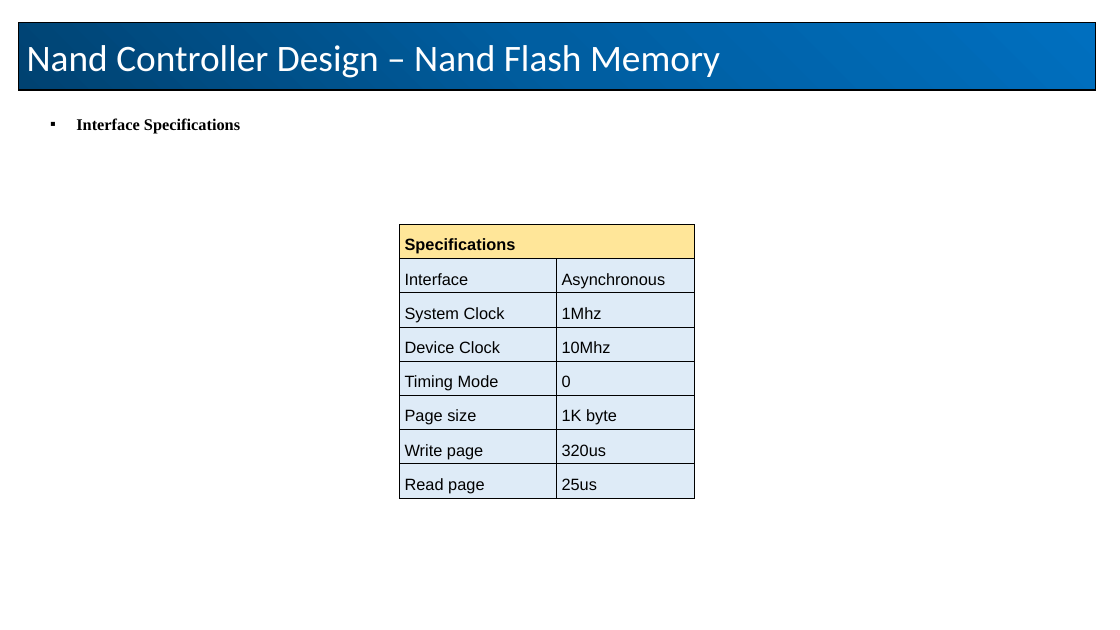
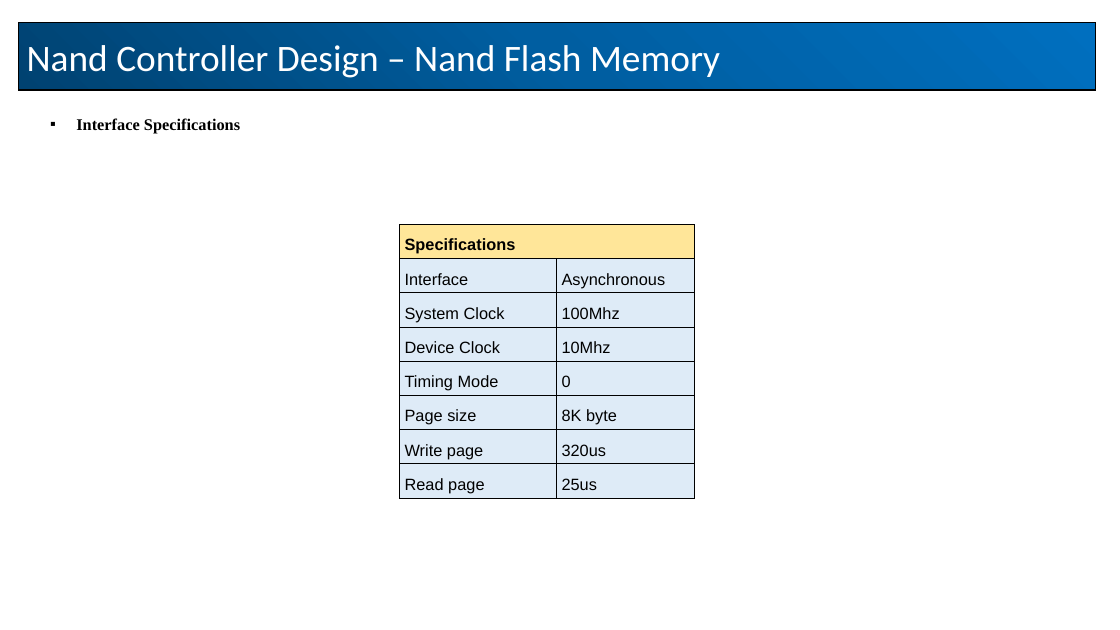
Before and after one commit to sarfaraz687-bot/Nand_Controller, a slide deck: slide 14 of Doc/nand_controller.pptx (slide 9 before the commit). Drawn at 1120x630 pixels with LibreOffice and Linux fonts; fonts in the diff are those of the drawing. Boxes give left, top, right and bottom in pixels: in the first picture for what was removed or moved away, otherwise in the second. Text is boxed around its words. In the diff, an @@ line names an element or a change of style, - is before the commit and + after.

Commit message:
file update

```diff
--- a/Doc/nand_controller.pptx
+++ b/Doc/nand_controller.pptx
@@ table at (400,224,695,498) @@
-row 3, column 2: 1Mhz
+row 3, column 2: 100Mhz
-row 6, column 2: 1K byte
+row 6, column 2: 8K byte
```
Also in this commit, not shown: 2 other slides changed.
